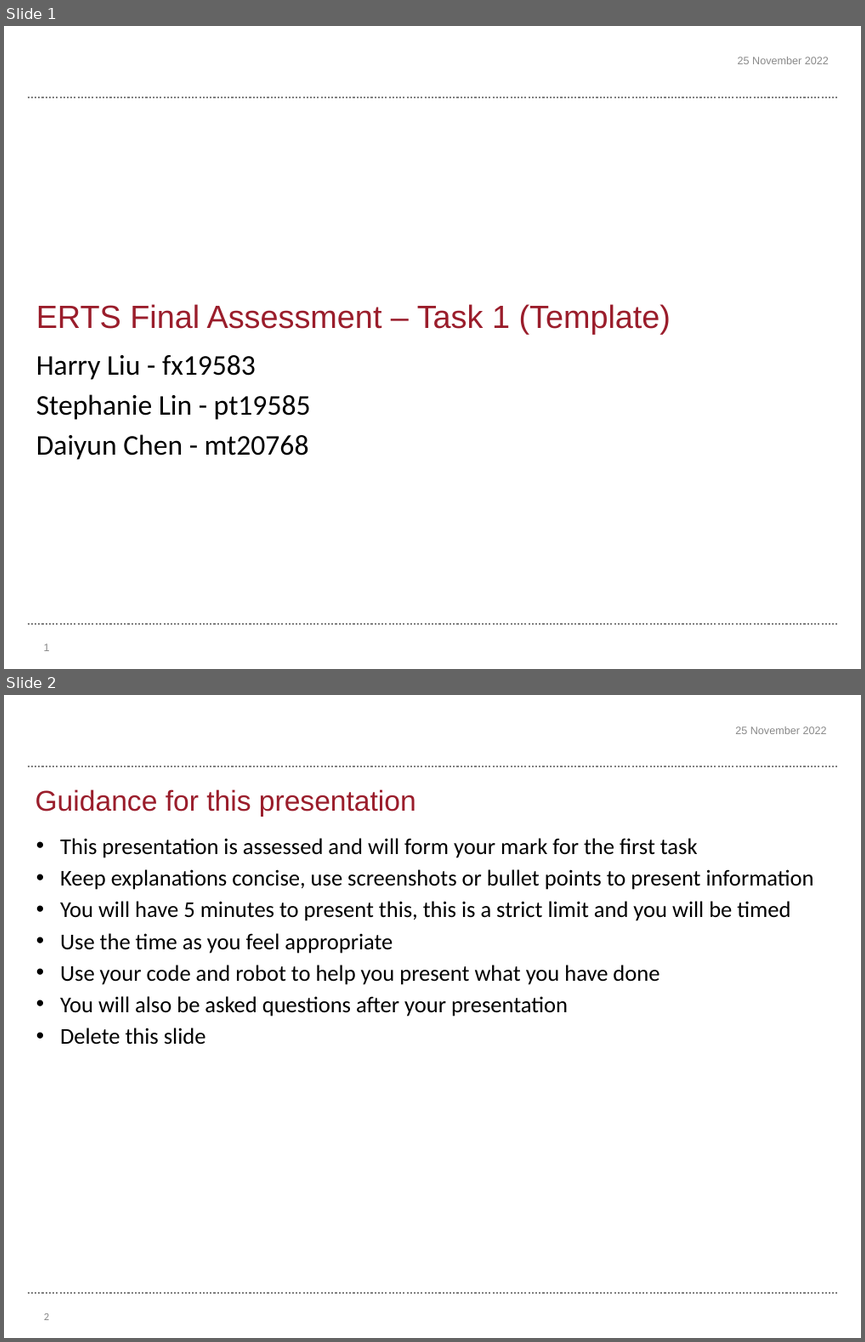
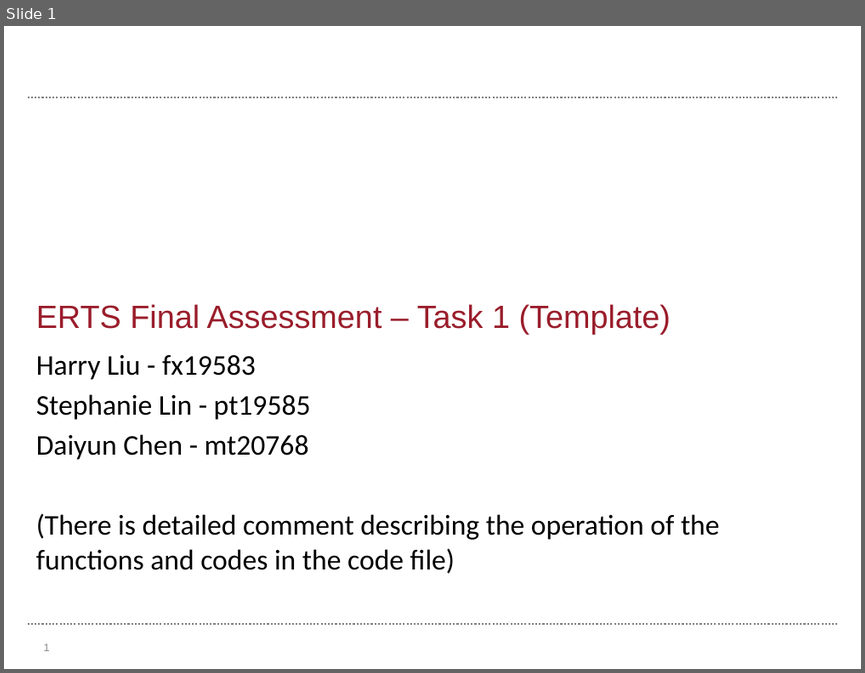
Before and after one commit to harryrrah0706/ERTS-Part-2-Task1-Final, a slide deck: Template final assessment - Task 1.pptx. Shown one above the other, each under a label of ours: slides 1 and 2 before the commit, slide 1 after it. The pictures are 865x1342 and 865x673 pixels, drawn with LibreOffice and Linux fonts; fonts in the diff are those of the drawing; background and template pictures are left out. Boxes give left, top, right and bottom in pixels: in the first picture for what was removed or moved away, otherwise in the second. Text is boxed around its words. In the diff, an @@ line names an element or a change of style, - is before the commit and + after.

```diff
--- a/Template final assessment - Task 1.pptx
+++ b/Template final assessment - Task 1.pptx
@@ slide 2 removed at (4,695,861,1338), background #FFFFFF; not listed: 2 template elements that a slide beside it also shows @@
@@ text removed at (735,726,827,734) @@
-25 November 2022
@@ title removed at (35,789,416,817) @@
-Guidance for this presentation
@@ text removed at (60,838,814,1044) @@
-• This presentation is assessed and will form your mark for the first task
-• Keep explanations concise, use screenshots or bullet points to present information
-• You will have 5 minutes to present this, this is a strict limit and you will be timed
-• Use the time as you feel appropriate
-• Use your code and robot to help you present what you have done
-• You will also be asked questions after your presentation
-• Delete this slide
@@ page number removed at (44,1313,49,1320) @@
-2
@@ slide 1 changed as well @@
@@ text removed at (738,57,828,64) @@
-25 November 2022
@@ subtitle at (36,513,720,573): paragraph added @@
+(There is detailed comment describing the operation of the functions and codes in the code file)
```
Also in this commit, not shown: 3 other slides changed, 3 slides added, 2 other slides removed, 1 other file.
